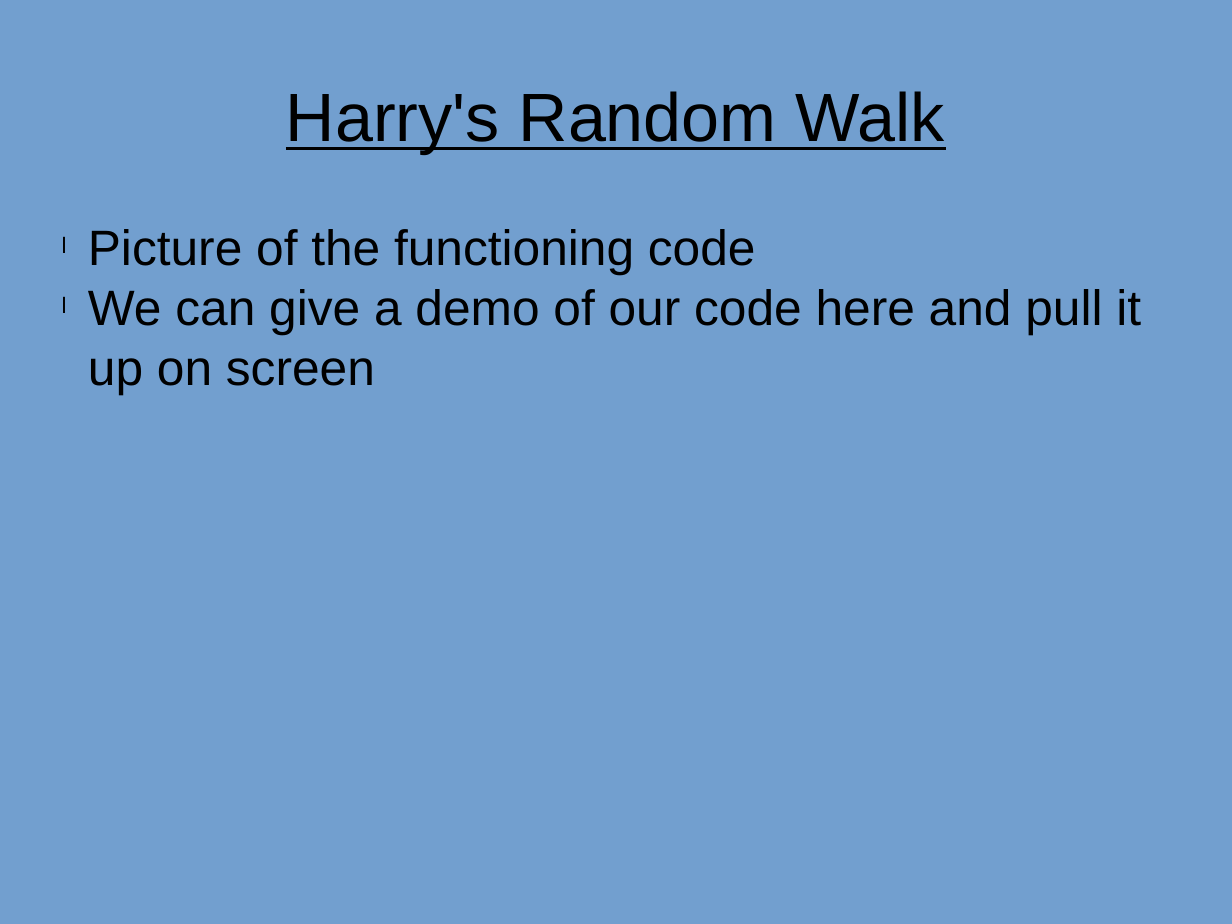
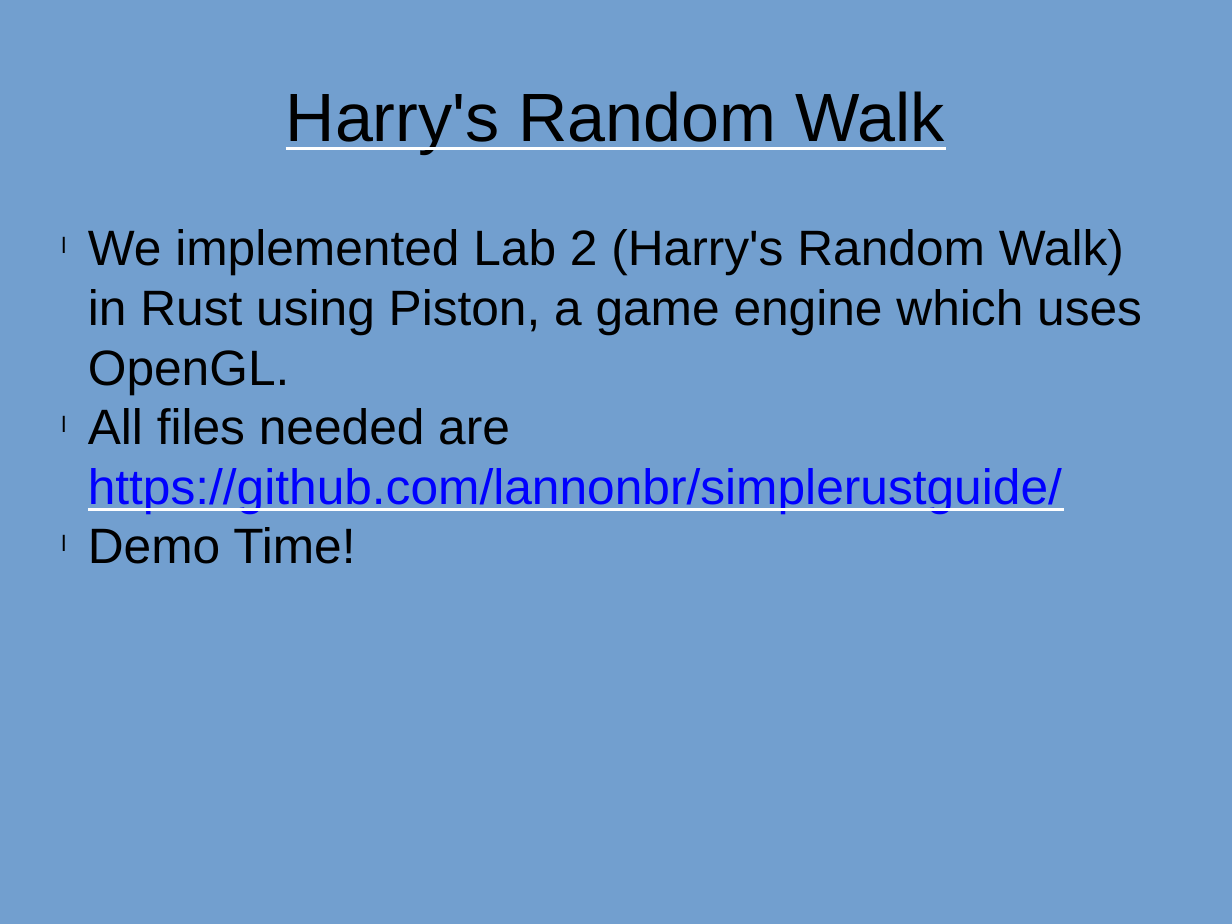
Before and after one commit to lannonbr/SimpleRustGuide, a slide deck: slide 8 of Presentation.pptx. Drawn at 1232x924 pixels with LibreOffice and Linux fonts; fonts in the diff are those of the drawing. Boxes give left, top, right and bottom in pixels: in the first picture for what was removed or moved away, otherwise in the second. Text is boxed around its words. In the diff, an @@ line names an element or a change of style, - is before the commit and + after.

```diff
--- a/Presentation.pptx
+++ b/Presentation.pptx
@@ text at [88, 229, 1142, 564]: text changed @@
-l Picture of the functioning code
-l We can give a demo of our code here and pull it up on screen
+l We implemented Lab 2 (Harry's Random Walk) in Rust using Piston, a game engine which uses OpenGL.
+l All files needed are https://github.com/lannonbr/simplerustguide/
+l Demo Time!
```
Also in this commit, not shown: 7 other slides changed, 1 slide added, 1 slide removed, 1 other file.
